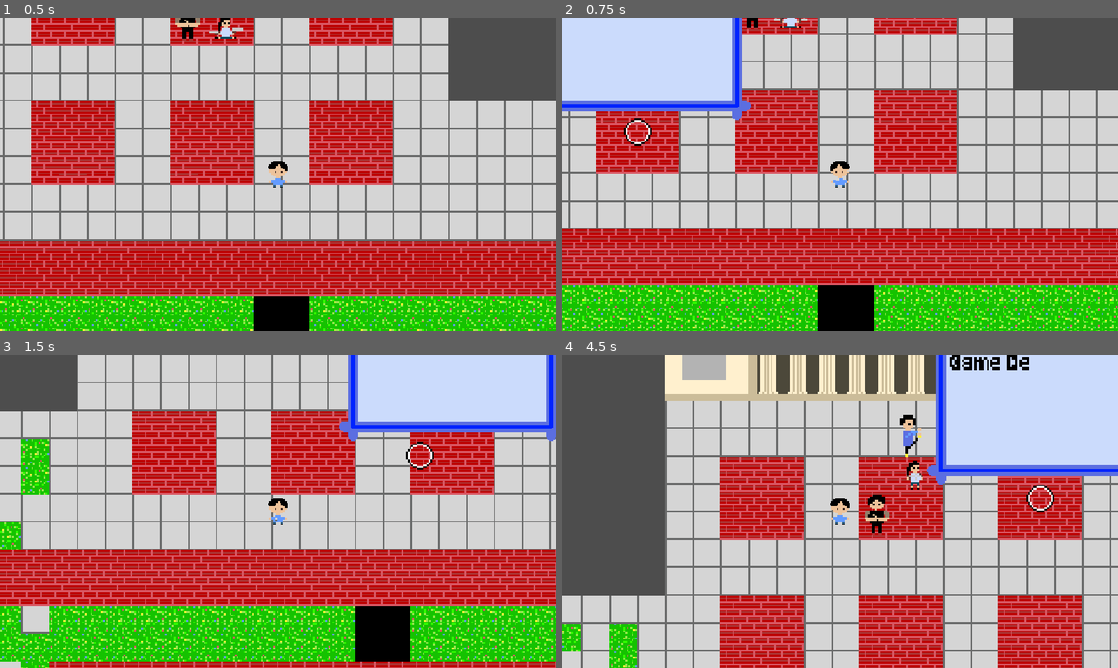
Above: before the commit, frames 1-4 (two rows, left to right).
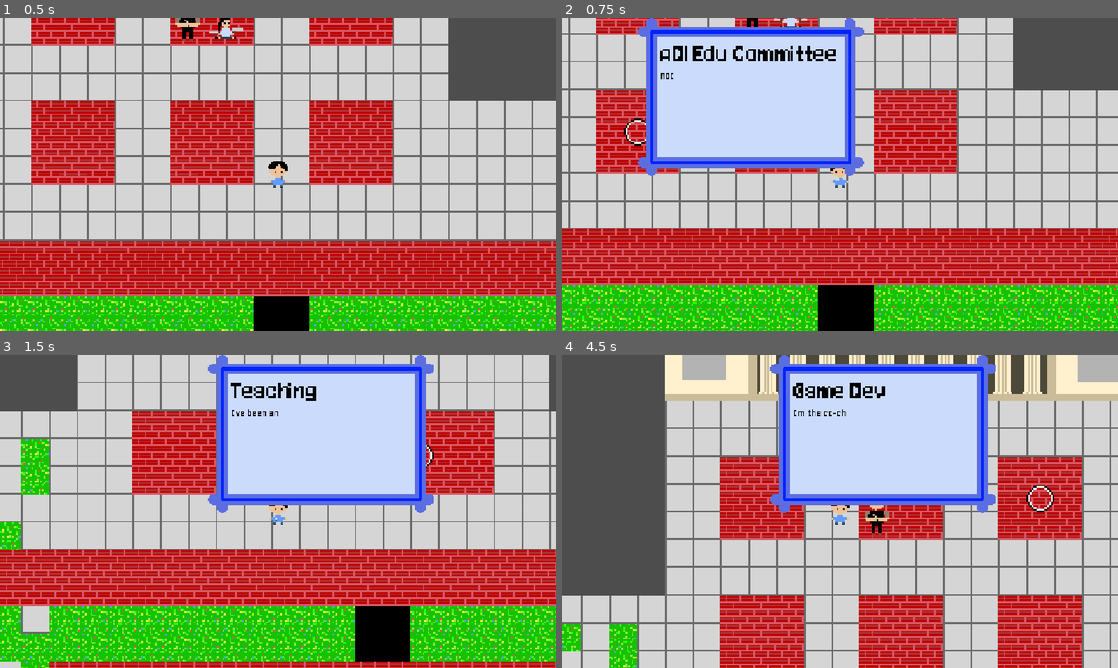
Above: after the commit, the same moments.

Repository: Frankanator8/website
Game: Godot game, scene res://scenes/main.tscn
Same seed, same stepped clock (60 frames per second), same inputs: the game is played once before the commit and once after it.
Inputs (mouse positions are in pixels of both pictures, inside the frame that each line leads up to):
- Up to frame 1 (0.5 s): no input
- Up to frame 2 (0.75 s): tap Enter at 0.5 s; move the mouse to (634, 143) at 0.52 s; click (634, 143) at 0.67 s
- Up to frame 3 (1.5 s): move the mouse to (433, 455) at 1.27 s; click (433, 455) at 1.42 s
- Up to frame 4 (4.5 s): move the mouse to (789, 452) at 2.02 s; click (789, 452) at 2.17 s; move the mouse to (650, 426) at 2.77 s; click (650, 426) at 2.92 s; move the mouse to (917, 439) at 3.52 s; click (917, 439) at 3.67 s; move the mouse to (1040, 511) at 4.27 s; click (1040, 511) at 4.42 s

Frame 1 is identical in both runs. In frame 2, 20% of the frame differs, in the area x 0-55%, y 0-51%; in frame 3, 22%; in frame 4, 25%, in the area x 37-100%, y 0-51%.

Commit message:
Adjusted position of dialogue boxes

Diff:
--- a/scenes/dialogue_box.tscn
+++ b/scenes/dialogue_box.tscn
@@ -5,19 +5,12 @@
 [ext_resource type="FontFile" uid="uid://b1lqre3vakwua" path="res://assets/font/Geo-Regular.ttf" id="3_tm68y"]
 [ext_resource type="FontFile" uid="uid://b150v4wkch1jv" path="res://assets/font/Jersey10-Regular.ttf" id="4_hvmm2"]
 
-[node name="DialogueBox" type="Control" unique_id=1478694801]
-layout_mode = 3
-anchors_preset = 0
-offset_right = 40.0
-offset_bottom = 40.0
+[node name="DialogueBox" type="Node2D" unique_id=2011282897]
 script = ExtResource("1_fu8b5")
 
 [node name="NinePatchRect" type="NinePatchRect" parent="." unique_id=770534813]
-layout_mode = 0
-offset_left = -65.0
-offset_top = -99.0
-offset_right = 195.0
-offset_bottom = 83.0
+offset_right = 260.0
+offset_bottom = 182.0
 scale = Vector2(0.5, 0.5)
 texture = ExtResource("1_rc1id")
 patch_margin_left = 22
@@ -26,11 +19,10 @@
 patch_margin_bottom = 22
 
 [node name="Label" type="RichTextLabel" parent="." unique_id=1728494475]
-layout_mode = 0
-offset_left = -52.0
-offset_top = -87.0
-offset_right = 52.0
-offset_bottom = -21.0
+offset_left = 13.0
+offset_top = 12.0
+offset_right = 117.0
+offset_bottom = 78.0
 theme_override_colors/default_color = Color(0, 0, 0, 1)
 theme_override_fonts/normal_font = ExtResource("3_tm68y")
 theme_override_fonts/bold_font = ExtResource("4_hvmm2")
--- a/scenes/info_area.tscn
+++ b/scenes/info_area.tscn
@@ -13,5 +13,4 @@
 shape = SubResource("RectangleShape2D_0r61b")
 
 [node name="DialogueBox" parent="." unique_id=1478694801 instance=ExtResource("1_p73ki")]
-visible = false
 z_index = 1000
--- a/scripts/alex_chen.gd
+++ b/scripts/alex_chen.gd
@@ -7,14 +7,9 @@
 var velocity: Vector2 = Vector2.ZERO
 var direction: float = 1.0
 
-# Tracks the high-precision floating point position
-var precise_position: Vector2
-
 func _ready() -> void:
 	frame_changed.connect(_on_frame_changed)
 	play()
-	# Initialize our high-precision tracker to the starting position
-	precise_position = position
 
 func _process(delta: float) -> void:
 	velocity.x = direction * speed
@@ -25,11 +20,7 @@
 		if velocity.y > 0:
 			velocity.y = 0
 
-	# 1. Update the underlying true position with high precision
-	precise_position += velocity * delta
-
-	# 2. Snap the visual position to whole integer pixels
-	position = precise_position.round()
+	position += velocity * delta
 
 func _on_frame_changed() -> void:
 	# 8th frame (index 7) or 9th frame (index 8)
@@ -42,8 +33,7 @@
 		flip_h = (direction == -1.0)
 
 func is_on_floor() -> bool:
-	# Check against precise position instead of snapped position
-	if precise_position.y >= -15:
-		precise_position.y = -15
+	if position.y >= -15:
+		position.y = -15
 		return true
 	return false
--- a/scripts/dialogue_box.gd
+++ b/scripts/dialogue_box.gd
@@ -1,4 +1,4 @@
-extends Control
+extends Node2D
 
 @export var dialogue_text: String = "Default Dialogue Text" : set = set_dialogue_text
 @export var show_one_by_one: bool = true
--- a/scripts/info_area.gd
+++ b/scripts/info_area.gd
@@ -2,21 +2,52 @@
 
 @export_multiline var info_text: String = "Default Info Text"
 @export var info_name: String = "Info Area"
-@onready var dialogue_box: Control = $DialogueBox # Adjust type if DialogueBox is a custom class
+
+# Manually define the size of your Node2D dialogue box for boundary calculations
+@export var dialogue_box_size: Vector2 = Vector2(200, 100)
+
+# Changed type from Control to Node2D
+@onready var dialogue_box: Node2D = $DialogueBox
 
 func _ready() -> void:
-	# Connect the mouse signals to local functions
 	mouse_entered.connect(_on_mouse_entered)
 	mouse_exited.connect(_on_mouse_exited)
 
-	# Ensure the box is hidden at the start
 	dialogue_box.hide()
-	dialogue_box.type_speed = 0.01 # Adjust typing speed as needed
+	dialogue_box.top_level = true
+
+	# Assuming type_speed is a custom variable on your DialogueBox script
+	if "type_speed" in dialogue_box:
+		dialogue_box.type_speed = 0.01
+
+func _process(_delta: float) -> void:
+	if dialogue_box.visible:
+		_place_dialogue_box()
 
 func _on_mouse_entered() -> void:
 	var formatted_text = "[b]" + info_name + "[/b]\n" + info_text
-	dialogue_box.set_dialogue_text(formatted_text)
+
+	if dialogue_box.has_method("set_dialogue_text"):
+		dialogue_box.set_dialogue_text(formatted_text)
+
+	_place_dialogue_box()
 	dialogue_box.show()
 
 func _on_mouse_exited() -> void:
 	dialogue_box.hide()
+
+func _place_dialogue_box() -> void:
+	var canvas_transform = get_viewport().get_canvas_transform()
+	var view_size = get_viewport_rect().size
+
+	var min_pos = canvas_transform.affine_inverse() * Vector2.ZERO
+	var max_pos = canvas_transform.affine_inverse() * view_size
+
+	# Use the manually defined dialogue_box_size instead of .size
+	var desired_pos = self.global_position + Vector2(0, -dialogue_box_size.y - 10)
+
+	# Restrict the position to the screen boundaries using the custom size
+	var clamped_x = clamp(desired_pos.x, min_pos.x, max_pos.x - dialogue_box_size.x)
+	var clamped_y = clamp(desired_pos.y, min_pos.y, max_pos.y - dialogue_box_size.y)
+
+	dialogue_box.global_position = Vector2(clamped_x, clamped_y)
